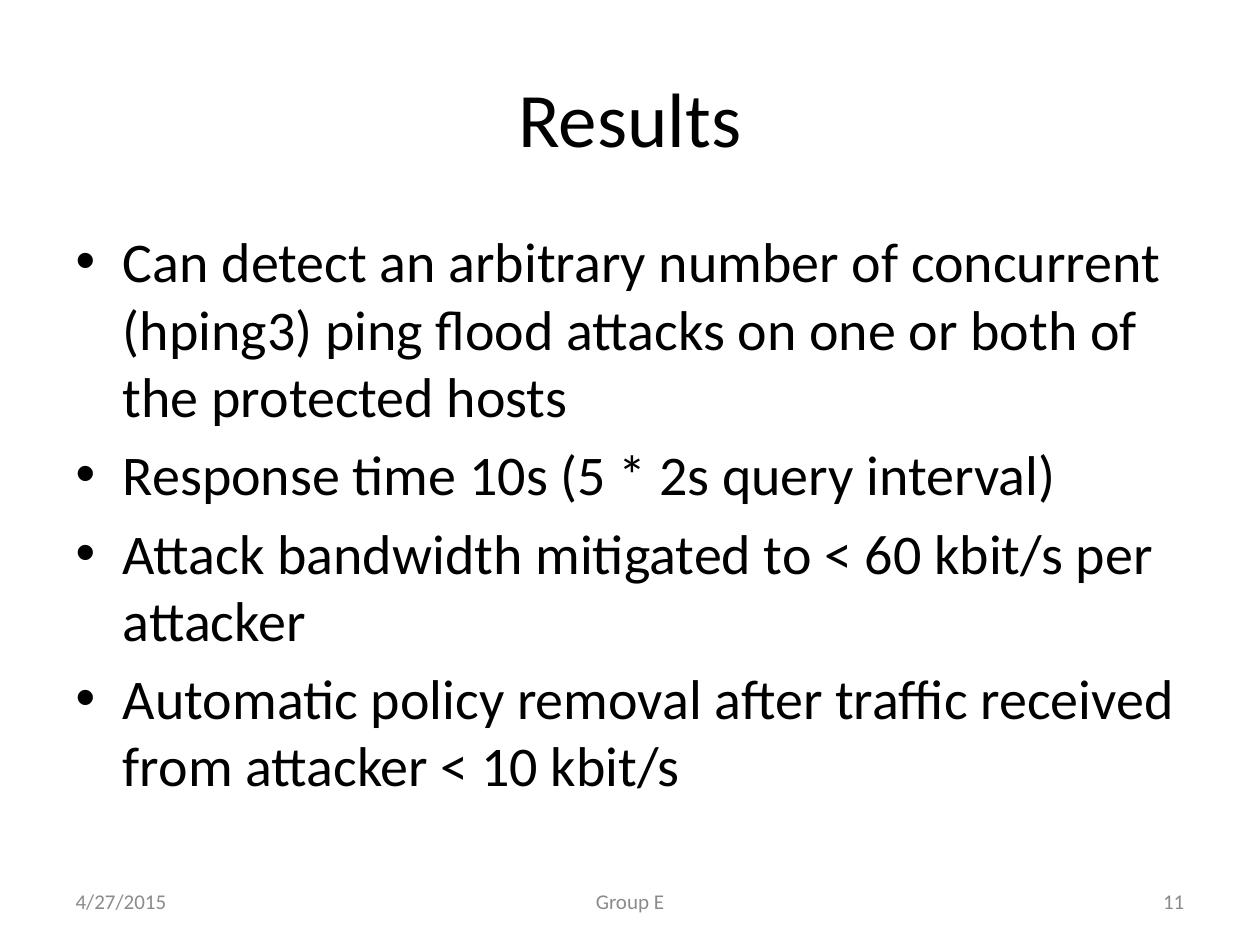
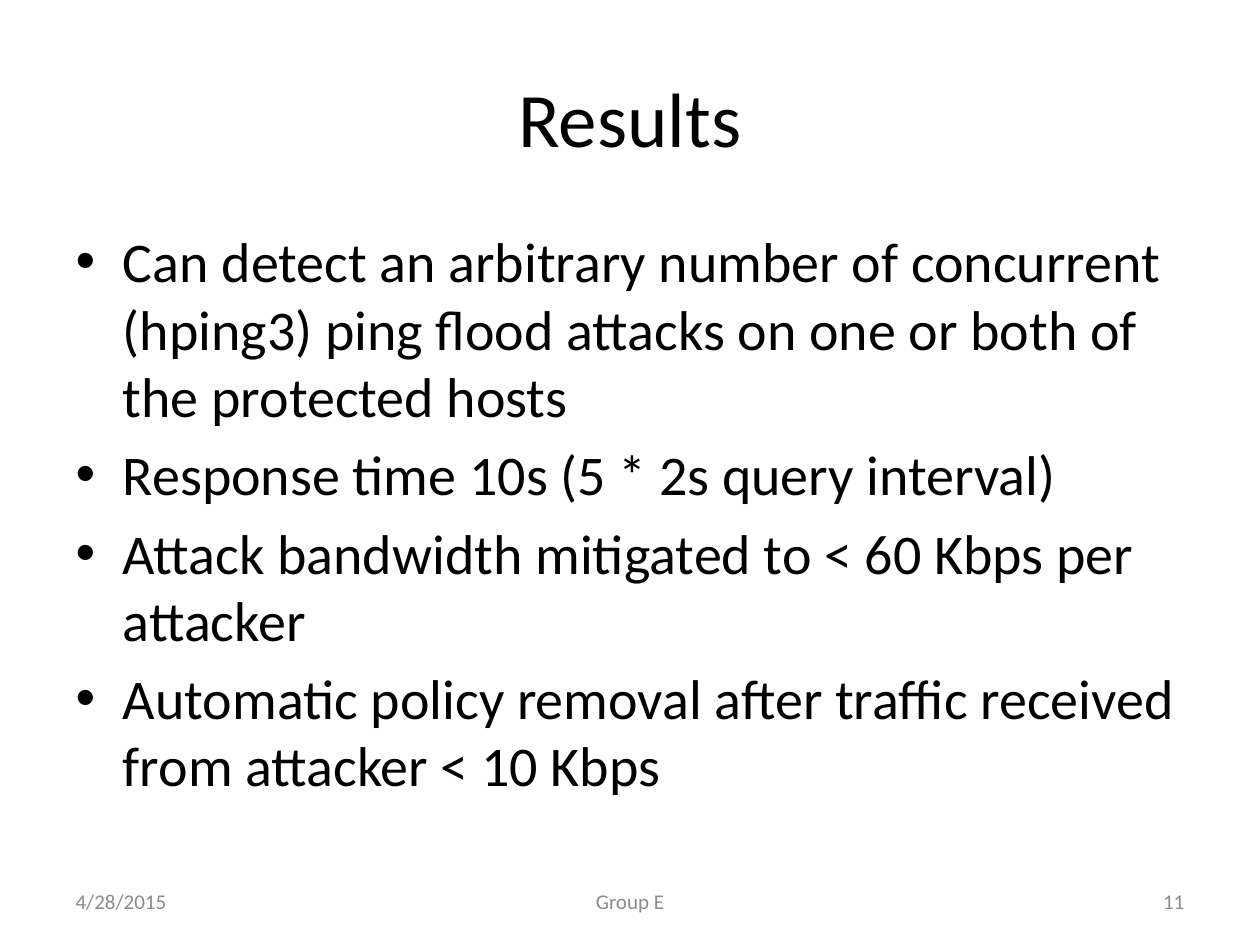
Before and after one commit to mishra14/DDoSAttackMitigationSystem, a slide deck: slide 11 of CIS 553.pptx. Drawn at 1260x945 pixels with LibreOffice and Linux fonts; fonts in the diff are those of the drawing. Boxes give left, top, right and bottom in pixels: in the first picture for what was removed or moved away, otherwise in the second. Text is boxed around its words. In the diff, an @@ line names an element or a change of style, - is before the commit and + after.

```diff
--- a/CIS 553.pptx
+++ b/CIS 553.pptx
@@ text at bbox=[123, 535, 1173, 795]: text changed @@
-• Attack bandwidth mitigated to < 60 kbit/s per attacker
-• Automatic policy removal after traffic received from attacker < 10 kbit/s
+• Attack bandwidth mitigated to < 60 Kbps per attacker
+• Automatic policy removal after traffic received from attacker < 10 Kbps
@@ text at bbox=[76, 894, 167, 910]: text changed @@
-4/27/2015
+4/28/2015
```
Also in this commit, not shown: 11 other slides changed, 1 other file.
